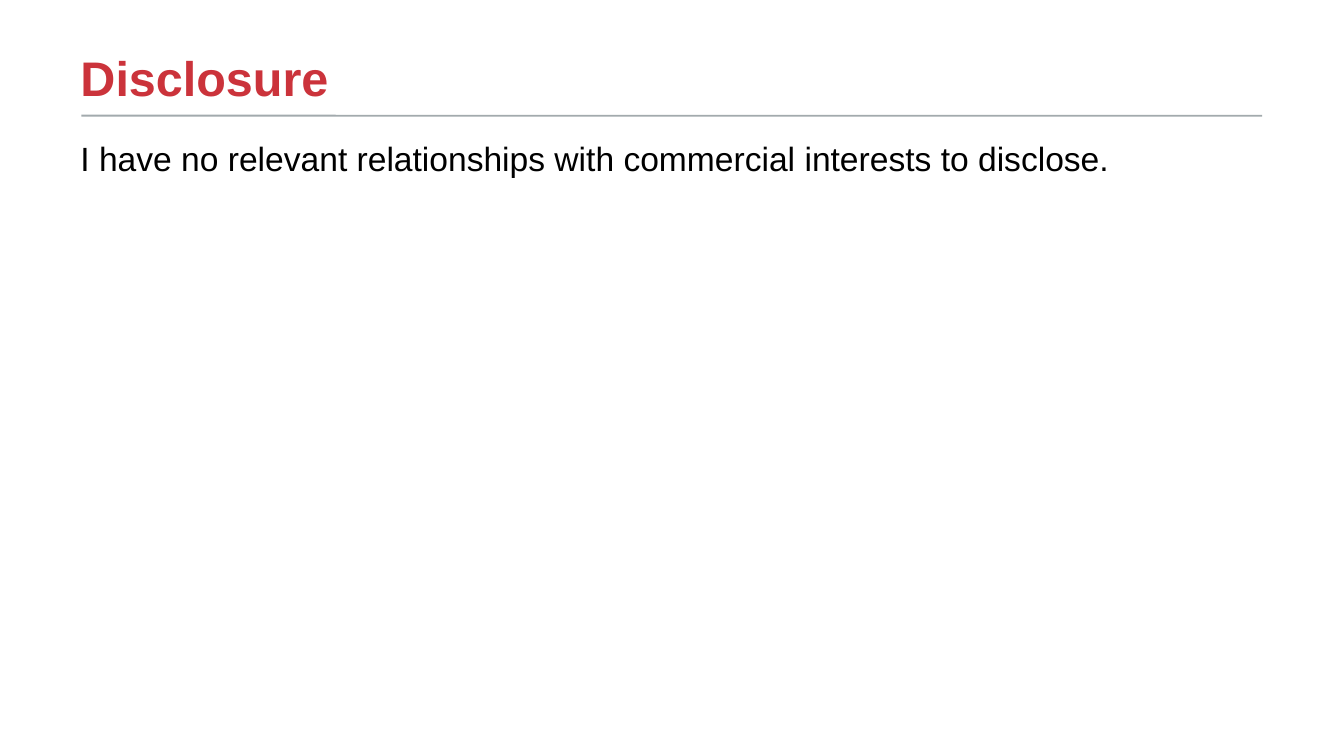
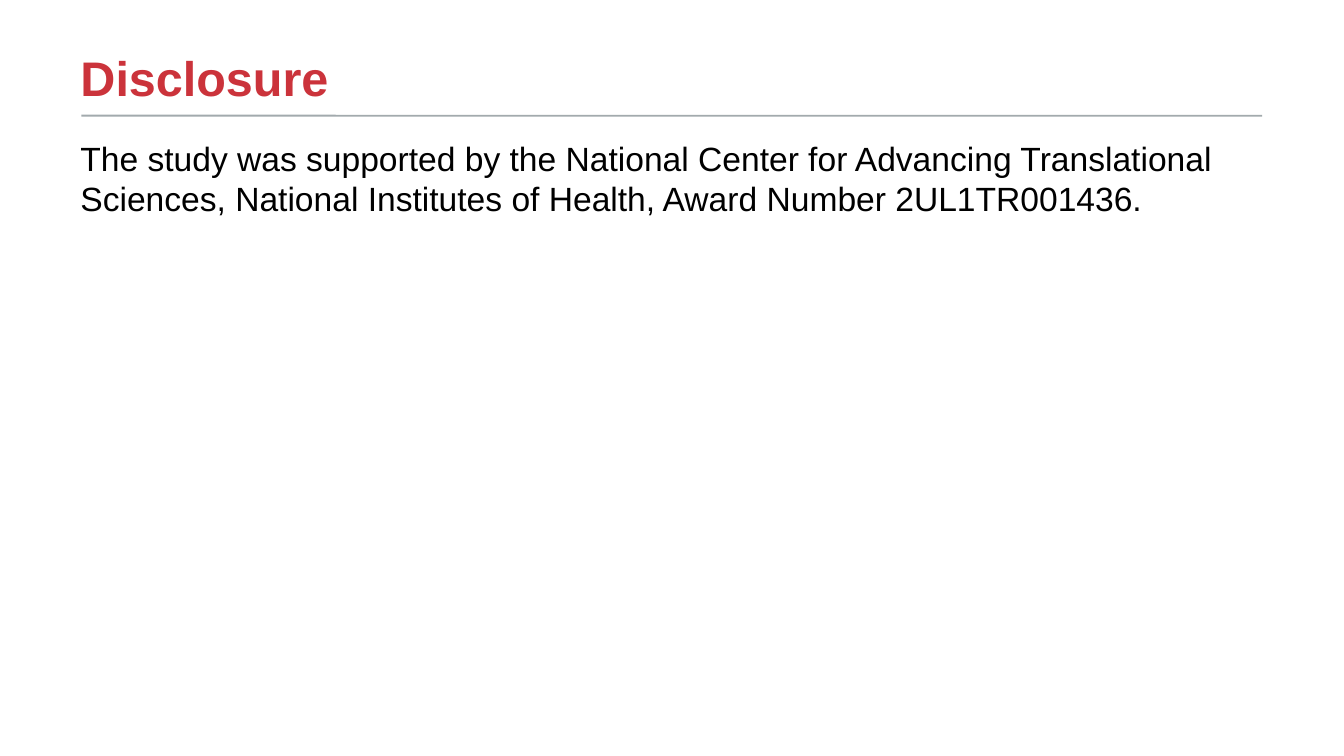
Before and after one commit to TongLing/tongling.github.io, a slide deck: slide 2 of assets/pdf/cic-telemedicine.pptx. Drawn at 1344x756 pixels with LibreOffice and Linux fonts; fonts in the diff are those of the drawing; background and template pictures are left out. Boxes give left, top, right and bottom in pixels: in the first picture for what was removed or moved away, otherwise in the second. Text is boxed around its words. In the diff, an @@ line names an element or a change of style, - is before the commit and + after.

```diff
--- a/assets/pdf/cic-telemedicine.pptx
+++ b/assets/pdf/cic-telemedicine.pptx
@@ text at [80, 146, 1211, 216]: text changed @@
-I have no relevant relationships with commercial interests to disclose.
+The study was supported by the National Center for Advancing Translational Sciences, National Institutes of Health, Award Number 2UL1TR001436.
```
Also in this commit, not shown: 5 other slides changed, 1 other file.
